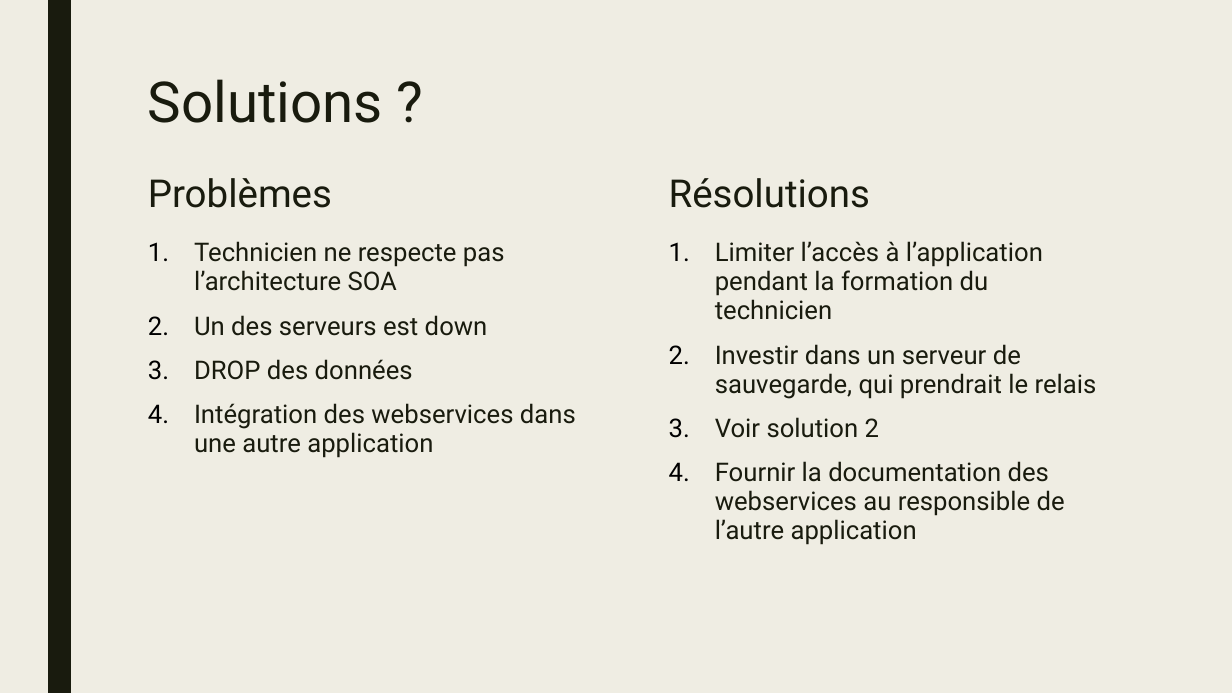
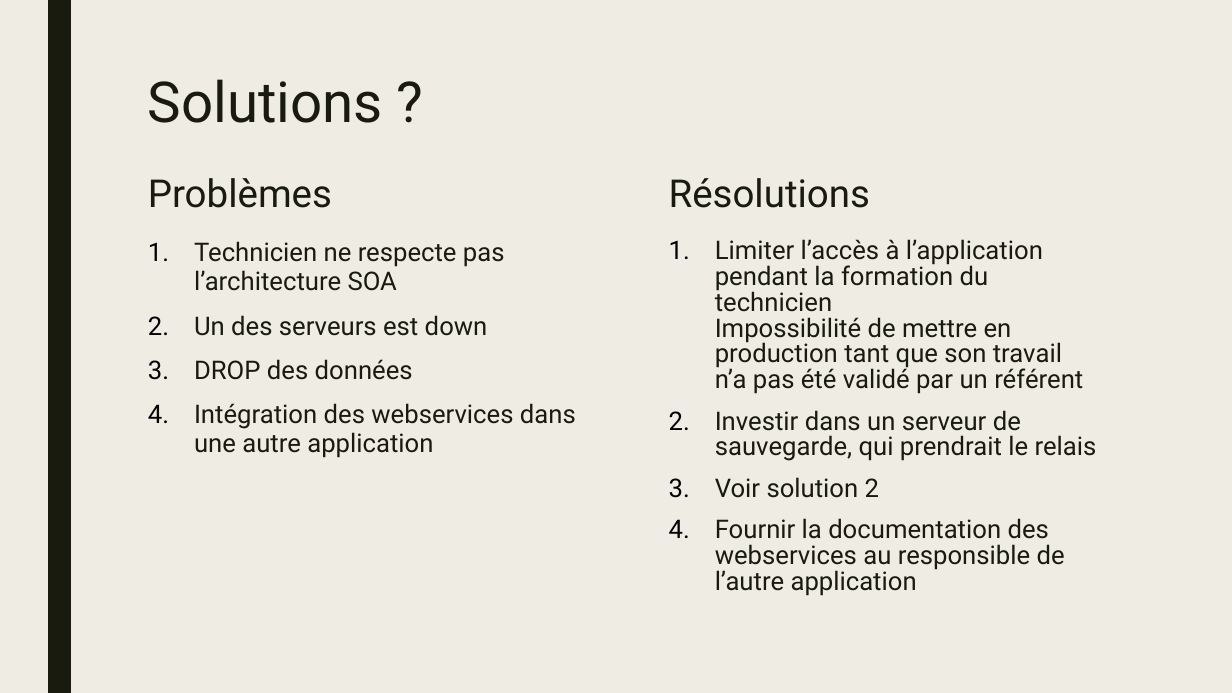
Before and after one commit to Profchen/projeteuroSOA, a slide deck: slide 3 of doc/Stratégie de pérennisation.odp. Drawn at 1232x693 pixels with LibreOffice and Linux fonts; fonts in the diff are those of the drawing. Boxes give left, top, right and bottom in pixels: in the first picture for what was removed or moved away, otherwise in the second. Text is boxed around its words. In the diff, an @@ line names an element or a change of style, - is before the commit and + after.

Commit message:
pérenne

```diff
--- a/doc/Stratégie de pérennisation.odp
+++ b/doc/Stratégie de pérennisation.odp
@@ text at bbox=[715, 239, 1083, 394]: text changed @@
-1. Limiter l’accès à l’application pendant la formation du technicien
+1. Limiter l’accès à l’application pendant la formation du technicien
+   Impossibilité de mettre en production tant que son travail n’a pas été validé par un référent
@@ text at bbox=[715, 410, 1097, 596]: line spacing 0.94 to 0.84 @@
```
